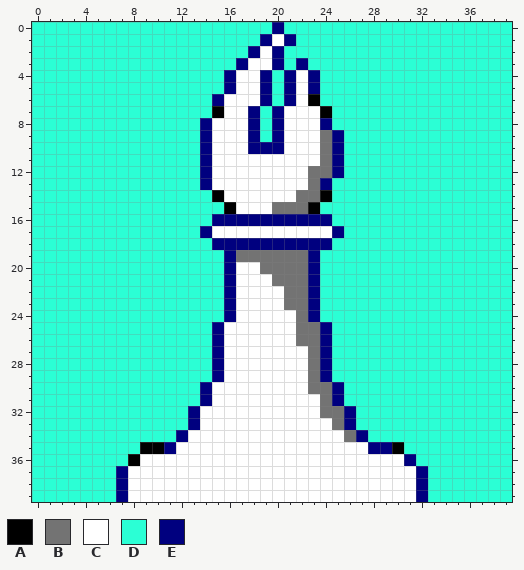
Two versions of one pixel-art sprite, assets/bishop.png. Above, as it was before the edit.
The file is 40x40 pixels.
Palette (. is transparent): A #000000  B #737373  C #ffffff  D #2bffd5  E #00007f
Pixels before, first column x 0:
 0 DDDDDDDDDDDDDDDDDDDDEDDDDDDDDDDDDDDDDDDD
 1 DDDDDDDDDDDDDDDDDDDECEDDDDDDDDDDDDDDDDDD
 2 DDDDDDDDDDDDDDDDDDECEDDDDDDDDDDDDDDDDDDD
 3 DDDDDDDDDDDDDDDDDECCEDEDDDDDDDDDDDDDDDDD
 4 DDDDDDDDDDDDDDDDECCEDECEDDDDDDDDDDDDDDDD
 5 DDDDDDDDDDDDDDDDECCEDECEDDDDDDDDDDDDDDDD
 6 DDDDDDDDDDDDDDDECCCEDECADDDDDDDDDDDDDDDD
 7 DDDDDDDDDDDDDDDACCEDECCCADDDDDDDDDDDDDDD
 8 DDDDDDDDDDDDDDECCCEDECCCEDDDDDDDDDDDDDDD
 9 DDDDDDDDDDDDDDECCCEDECCCBEDDDDDDDDDDDDDD
10 DDDDDDDDDDDDDDECCCEEECCCBEDDDDDDDDDDDDDD
11 DDDDDDDDDDDDDDECCCCCCCCCBEDDDDDDDDDDDDDD
12 DDDDDDDDDDDDDDECCCCCCCCBBEDDDDDDDDDDDDDD
13 DDDDDDDDDDDDDDECCCCCCCCBEDDDDDDDDDDDDDDD
14 DDDDDDDDDDDDDDDACCCCCCBBADDDDDDDDDDDDDDD
15 DDDDDDDDDDDDDDDDACCCBBBADDDDDDDDDDDDDDDD
16 DDDDDDDDDDDDDDDEEEEEEEEEEDDDDDDDDDDDDDDD
17 DDDDDDDDDDDDDDECCCCCCCCCCEDDDDDDDDDDDDDD
18 DDDDDDDDDDDDDDDEEEEEEEEEEDDDDDDDDDDDDDDD
19 DDDDDDDDDDDDDDDDEBBBBBBEDDDDDDDDDDDDDDDD
20 DDDDDDDDDDDDDDDDECCBBBBEDDDDDDDDDDDDDDDD
21 DDDDDDDDDDDDDDDDECCCBBBEDDDDDDDDDDDDDDDD
22 DDDDDDDDDDDDDDDDECCCCBBEDDDDDDDDDDDDDDDD
23 DDDDDDDDDDDDDDDDECCCCBBEDDDDDDDDDDDDDDDD
24 DDDDDDDDDDDDDDDDECCCCCBEDDDDDDDDDDDDDDDD
25 DDDDDDDDDDDDDDDECCCCCCBBEDDDDDDDDDDDDDDD
26 DDDDDDDDDDDDDDDECCCCCCBBEDDDDDDDDDDDDDDD
27 DDDDDDDDDDDDDDDECCCCCCCBEDDDDDDDDDDDDDDD
28 DDDDDDDDDDDDDDDECCCCCCCBEDDDDDDDDDDDDDDD
29 DDDDDDDDDDDDDDDECCCCCCCBEDDDDDDDDDDDDDDD
30 DDDDDDDDDDDDDDECCCCCCCCBBEDDDDDDDDDDDDDD
31 DDDDDDDDDDDDDDECCCCCCCCCBEDDDDDDDDDDDDDD
32 DDDDDDDDDDDDDECCCCCCCCCCBBEDDDDDDDDDDDDD
33 DDDDDDDDDDDDDECCCCCCCCCCCBEDDDDDDDDDDDDD
34 DDDDDDDDDDDDECCCCCCCCCCCCCBEDDDDDDDDDDDD
35 DDDDDDDDDAAECCCCCCCCCCCCCCCCEEADDDDDDDDD
36 DDDDDDDDACCCCCCCCCCCCCCCCCCCCCCEDDDDDDDD
37 DDDDDDDECCCCCCCCCCCCCCCCCCCCCCCCEDDDDDDD
38 DDDDDDDECCCCCCCCCCCCCCCCCCCCCCCCEDDDDDDD
39 DDDDDDDECCCCCCCCCCCCCCCCCCCCCCCCEDDDDDDD
After:
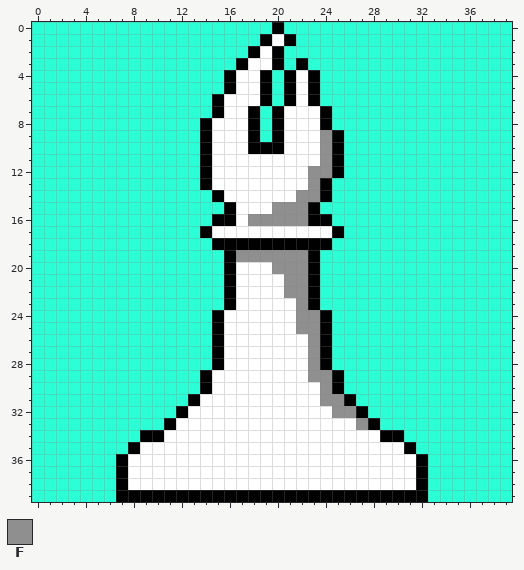
Colours new in this view: F #8f8f8f
Changes in this commit:
{"y":0,"x":20,"old":"E","new":"A"}
{"y":1,"x":19,"old":"E","new":"A"}
{"y":1,"x":21,"old":"E","new":"A"}
{"y":2,"x":18,"old":"E","new":"A"}
{"y":2,"x":20,"old":"E","new":"A"}
{"y":3,"x":17,"old":"E","new":"A"}
{"y":3,"x":20,"old":"E","new":"A"}
{"y":3,"x":22,"old":"E","new":"A"}
{"y":4,"x":16,"old":"E","new":"A"}
{"y":4,"x":19,"old":"E","new":"A"}
{"y":4,"x":21,"old":"E","new":"A"}
{"y":4,"x":23,"old":"E","new":"A"}
{"y":5,"x":16,"old":"E","new":"A"}
{"y":5,"x":19,"old":"E","new":"A"}
{"y":5,"x":21,"old":"E","new":"A"}
{"y":5,"x":23,"old":"E","new":"A"}
{"y":6,"x":15,"old":"E","new":"A"}
{"y":6,"x":19,"old":"E","new":"A"}
{"y":6,"x":21,"old":"E","new":"A"}
{"y":7,"x":18,"old":"E","new":"A"}
{"y":7,"x":20,"old":"E","new":"A"}
{"y":8,"x":14,"old":"E","new":"A"}
{"y":8,"x":18,"old":"E","new":"A"}
{"y":8,"x":20,"old":"E","new":"A"}
{"y":8,"x":24,"old":"E","new":"A"}
{"y":9,"x":14,"old":"E","new":"A"}
{"y":9,"x":18,"old":"E","new":"A"}
{"y":9,"x":20,"old":"E","new":"A"}
{"y":9,"x":24,"old":"BE","new":"FA"}
{"y":10,"x":14,"old":"E","new":"A"}
{"y":10,"x":18,"old":"EEE","new":"AAA"}
{"y":10,"x":24,"old":"BE","new":"FA"}
{"y":11,"x":14,"old":"E","new":"A"}
{"y":11,"x":24,"old":"BE","new":"FA"}
{"y":12,"x":14,"old":"E","new":"A"}
{"y":12,"x":23,"old":"BBE","new":"FFA"}
{"y":13,"x":14,"old":"E","new":"A"}
{"y":13,"x":23,"old":"BE","new":"FA"}
{"y":14,"x":22,"old":"BB","new":"FF"}
{"y":15,"x":20,"old":"BBB","new":"FFF"}
{"y":16,"x":15,"old":"EEEEEEEEEE","new":"AACFFFFFAA"}
{"y":17,"x":14,"old":"E","new":"A"}
{"y":17,"x":25,"old":"E","new":"A"}
{"y":18,"x":15,"old":"EEEEEEEEEE","new":"AAAAAAAAAA"}
{"y":19,"x":16,"old":"EBBBBBBE","new":"AFFFFFFA"}
{"y":20,"x":16,"old":"E","new":"A"}
{"y":20,"x":19,"old":"BBBBE","new":"CFFFA"}
{"y":21,"x":16,"old":"E","new":"A"}
{"y":21,"x":20,"old":"BBBE","new":"CFFA"}
{"y":22,"x":16,"old":"E","new":"A"}
{"y":22,"x":21,"old":"BBE","new":"FFA"}
{"y":23,"x":16,"old":"E","new":"A"}
{"y":23,"x":21,"old":"BBE","new":"CFA"}
{"y":24,"x":15,"old":"DE","new":"AC"}
{"y":24,"x":22,"old":"BED","new":"FFA"}
{"y":25,"x":15,"old":"E","new":"A"}
{"y":25,"x":22,"old":"BBE","new":"FFA"}
{"y":26,"x":15,"old":"E","new":"A"}
{"y":26,"x":22,"old":"BBE","new":"CFA"}
{"y":27,"x":15,"old":"E","new":"A"}
{"y":27,"x":23,"old":"BE","new":"FA"}
{"y":28,"x":15,"old":"E","new":"A"}
{"y":28,"x":23,"old":"BE","new":"FA"}
{"y":29,"x":14,"old":"DE","new":"AC"}
{"y":29,"x":23,"old":"BED","new":"FFA"}
{"y":30,"x":14,"old":"E","new":"A"}
{"y":30,"x":23,"old":"BBE","new":"CFA"}
{"y":31,"x":13,"old":"DE","new":"AC"}
{"y":31,"x":24,"old":"BED","new":"FFA"}
{"y":32,"x":12,"old":"DE","new":"AC"}
{"y":32,"x":24,"old":"BBED","new":"CFFA"}
{"y":33,"x":11,"old":"DDE","new":"ACC"}
{"y":33,"x":25,"old":"BEDD","new":"CCFA"}
{"y":34,"x":9,"old":"DDDE","new":"AACC"}
{"y":34,"x":26,"old":"BEDDD","new":"CCCAA"}
{"y":35,"x":8,"old":"DAAE","new":"ACCC"}
{"y":35,"x":28,"old":"EEAD","new":"CCCA"}
{"y":36,"x":7,"old":"DA","new":"AC"}
{"y":36,"x":31,"old":"ED","new":"CA"}
{"y":37,"x":7,"old":"E","new":"A"}
{"y":37,"x":32,"old":"E","new":"A"}
{"y":38,"x":7,"old":"E","new":"A"}
{"y":38,"x":32,"old":"E","new":"A"}
{"y":39,"x":7,"old":"ECCCCCCCCCCCCCCCCCCCCCCCCE","new":"AAAAAAAAAAAAAAAAAAAAAAAAAA"}
